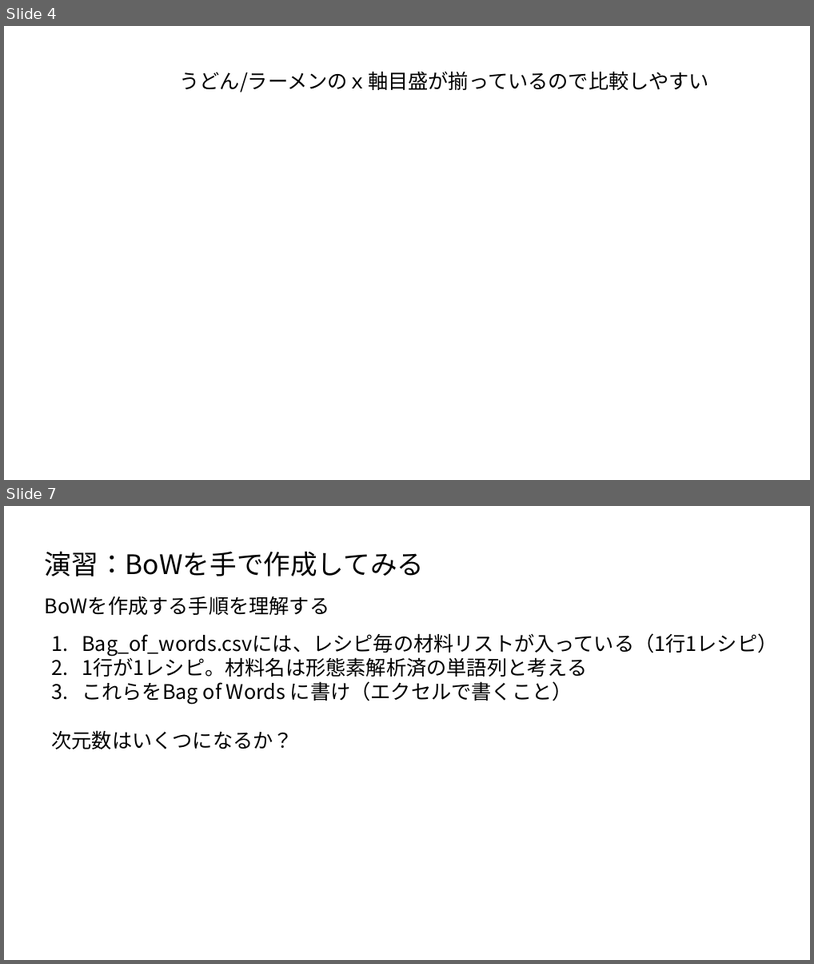
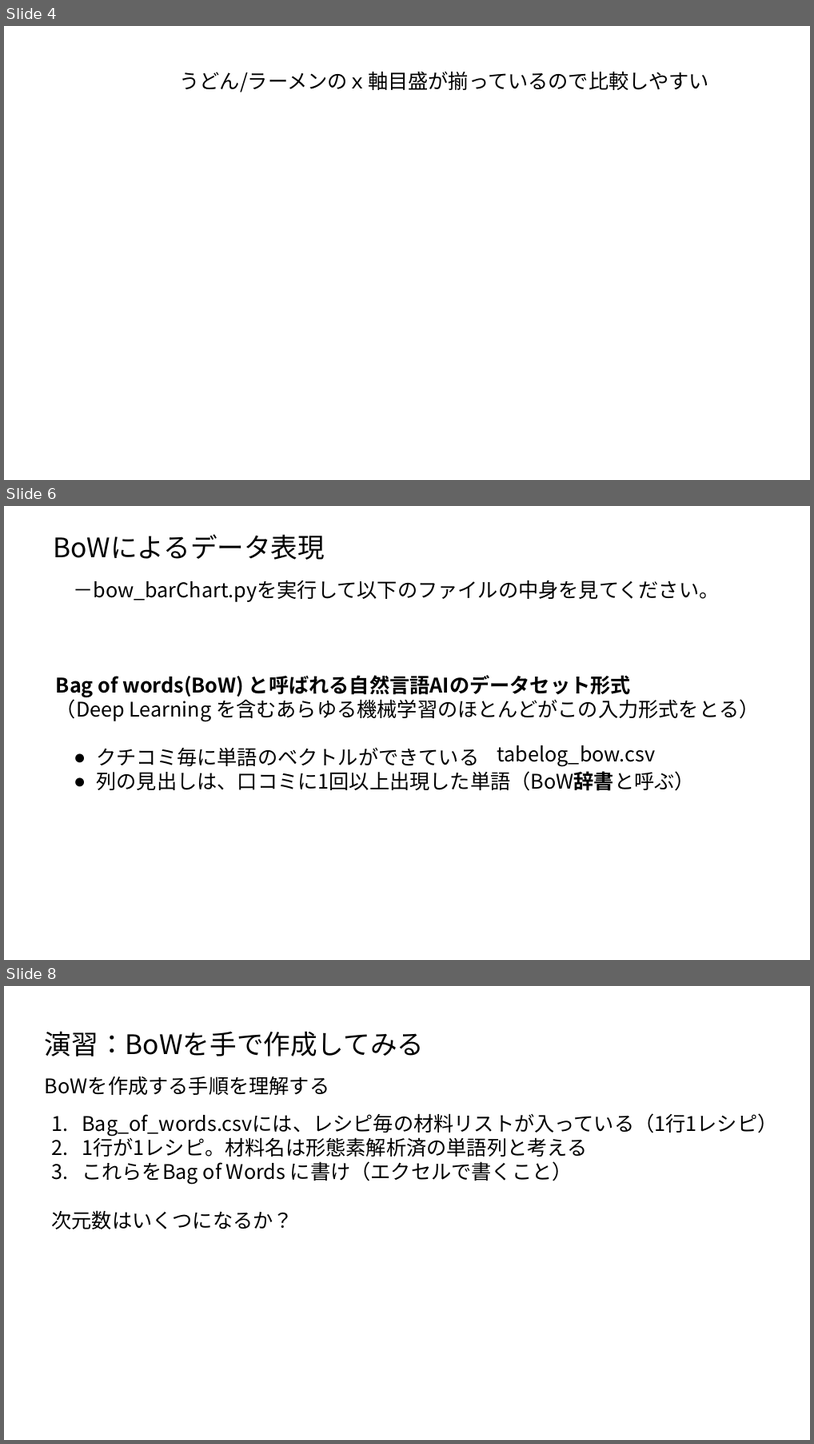
Before and after one commit to ueharaLab/NLP3_BoW, a slide deck: textmining3 BOW.pptx. Shown one above the other, each under a label of ours: slides 4 and 7 before the commit, slides 4, 6 and 8 after it; the slides between them are not shown. The pictures are 814x964 and 814x1444 pixels, drawn with LibreOffice and Linux fonts; fonts in the diff are those of the drawing; background and template pictures are left out. Boxes give left, top, right and bottom in pixels: in the first picture for what was removed or moved away, otherwise in the second. Text is boxed around its words. In the diff, an @@ line names an element or a change of style, - is before the commit and + after.

```diff
--- a/textmining3 BOW.pptx
+++ b/textmining3 BOW.pptx
@@ slide 6 added at <box>4,506,810,960</box>, background #FFFFFF @@
@@ text added at <box>53,534,325,560</box>, 32 pt, text #000000 @@
+BoWによるデータ表現
@@ text added at <box>73,580,719,602</box>, 24 pt, text #000000 @@
+－bow_barChart.pyを実行して以下のファイルの中身を見てください。
@@ text added at <box>56,675,760,722</box>, 24 pt, text #000000 @@
+Bag of words(BoW) と呼ばれる自然言語AIのデータセット形式
+（Deep Learning を含むあらゆる機械学習のほとんどがこの入力形式をとる）
@@ text added at <box>498,745,656,767</box>, 24 pt, text #000000 @@
+tabelog_bow.csv
@@ text added at <box>97,748,695,791</box>, 24 pt, text #000000 @@
+● クチコミ毎に単語のベクトルができている
+● 列の見出しは、口コミに1回以上出現した単語（BoW辞書と呼ぶ）
@@ what was slide 7 is now slide 8 @@
```
Also in this commit, not shown: 4 slides changed, 2 other slides added, 2 other files.
